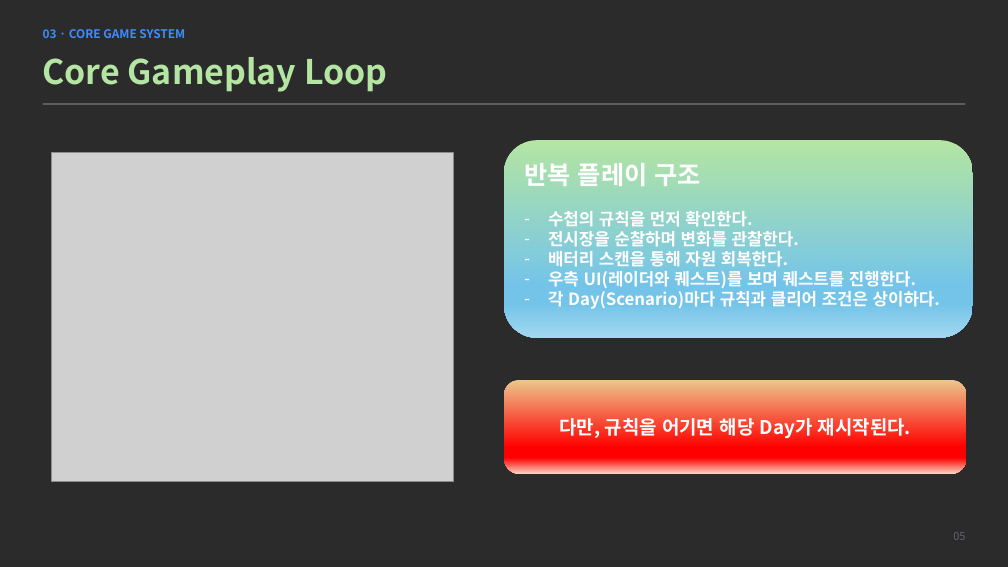
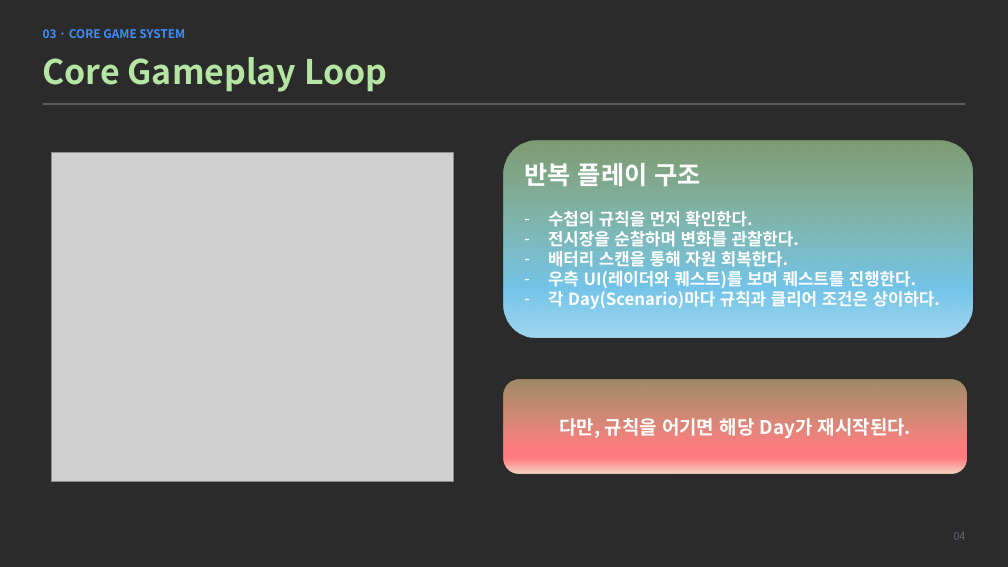
Before and after one commit to AACHANJINAA/Aeterna, a slide deck: slide 4 of Presentation/AETERNA_프로젝트_심사발표.pptx (slide 5 before the commit). Drawn at 1008x567 pixels with LibreOffice and Linux fonts; fonts in the diff are those of the drawing; grey boxes stand for pictures; background and template pictures are left out; a plain dark background stands for a picture behind light text. Boxes give left, top, right and bottom in pixels: in the first picture for what was removed or moved away, otherwise in the second. Text is boxed around its words. In the diff, an @@ line names an element or a change of style, - is before the commit and + after.

```diff
--- a/Presentation/AETERNA_프로젝트_심사발표.pptx
+++ b/Presentation/AETERNA_프로젝트_심사발표.pptx
@@ rounded rectangle at box(504, 140, 973, 337): fill gradient #B4E5A2 to #74C4E9 to #A2D8F0 to gradient #B4E5A2 to #74C4E9 to #83CBEB to #A2D8F0 @@
@@ rounded rectangle "다만, 규칙을 어기면 해당 Day가 ..." at box(504, 380, 967, 473): fill gradient #ECC78D to #FF0000 to #F8D4C2 to gradient #ECC78D to #FF7C80 to #F8D4C2 @@
@@ text at box(953, 532, 965, 540): text changed @@
-05
+04
```
Also in this commit, not shown: 2 other slides changed, 1 slide added, 1 slide removed.
